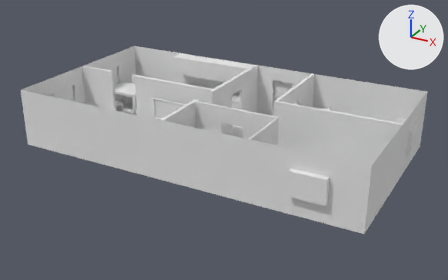
What one commit did to the Blender file Assets/Models/Buildings/appartment2.blend.
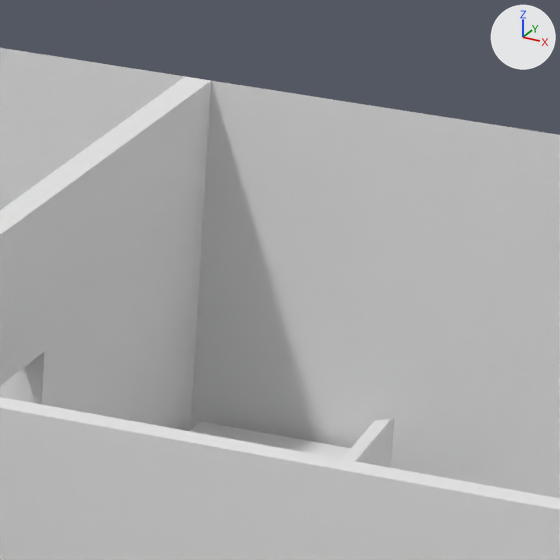
The first picture shows the older version from a 50 mm lens placed at (23.8, -43.1, 19.6), pointed at (0.4, -0.6, -1.6). The close-ups show both versions on the part from 66% to 78% of the width and 24% to 43% of the height of that picture; other places that the commit changed are outside them. Lighting does not change. The marker at upper right points along +X, +Y and +Z.

Objects in the first close-up: 'Appartment', 'Chair.002', 'Table.001'.
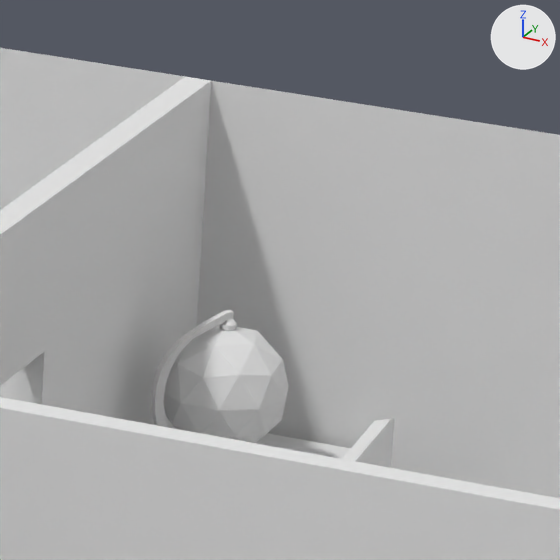
Location of each change, (x1, y1, x2, y2) in pixels of the close-ups (560 x 560 px):
```json
{"object": "Globe", "change": "added", "after": [164, 325, 289, 443]}
{"object": "Globe.001", "change": "added", "after": [151, 310, 237, 427]}
```

The change, as JSON lines over the scene's bpy script:
```json
{"op": "add", "block": "mat_material_017", "code": ["mat_material_017 = diffuse_material('Material.017')", "mat_material_017.base_color = (0.8, 0.8, 0.8)  # white #e7e7e7"]}
{"op": "add", "block": "mat_material_018", "code": ["mat_material_018 = diffuse_material('Material.018')", "mat_material_018.base_color = (0.8, 0.8, 0.8)  # white #e7e7e7"]}
{"op": "add", "block": "me_cube_024", "code": ["me_cube_024 = bpy.data.meshes.new('Cube.024')", "me_cube_024.from_pydata(...)  # 120 vertices, 91 faces; spans x -1.14..1.31, y -2.52..2.52, z -1.0..1.0", "me_cube_024.materials.append(mat_material_017)  # white #e7e7e7"]}
{"op": "add", "block": "me_icosphere", "code": ["me_icosphere = bpy.data.meshes.new('Icosphere')", "me_icosphere.from_pydata(...)  # 234 vertices, 242 faces; spans x -0.531..0.531, y -0.558..0.558, z -0.752..0.558", "me_icosphere.materials.append(mat_material_018)  # white #e7e7e7"]}
{"op": "add", "block": "ob_globe", "code": ["ob_globe = bpy.data.objects.new('Globe', me_icosphere)", "ob_globe.parent = ob_globe_001", "ob_globe.matrix_parent_inverse = Matrix(((3.177, 0.0, 0.0, -18.48), (0.0, 35.97, 0.0, -247.7), (0.0, 0.0, 1.446, 0.083), (0.0, 0.0, 0.0, 1.0)))", "ob_globe.location = (6.158, 6.885, -0.0562)"]}
{"op": "add", "block": "ob_globe_001", "code": ["ob_globe_001 = bpy.data.objects.new('Globe.001', me_cube_024)", "ob_globe_001.location = (5.555, 6.468, 0.238)", "ob_globe_001.rotation_euler = (0.0, 0.0, 0.917)  # degrees (0, 0, 53)", "ob_globe_001.scale = (0.315, 0.0278, 0.692)"]}
```
